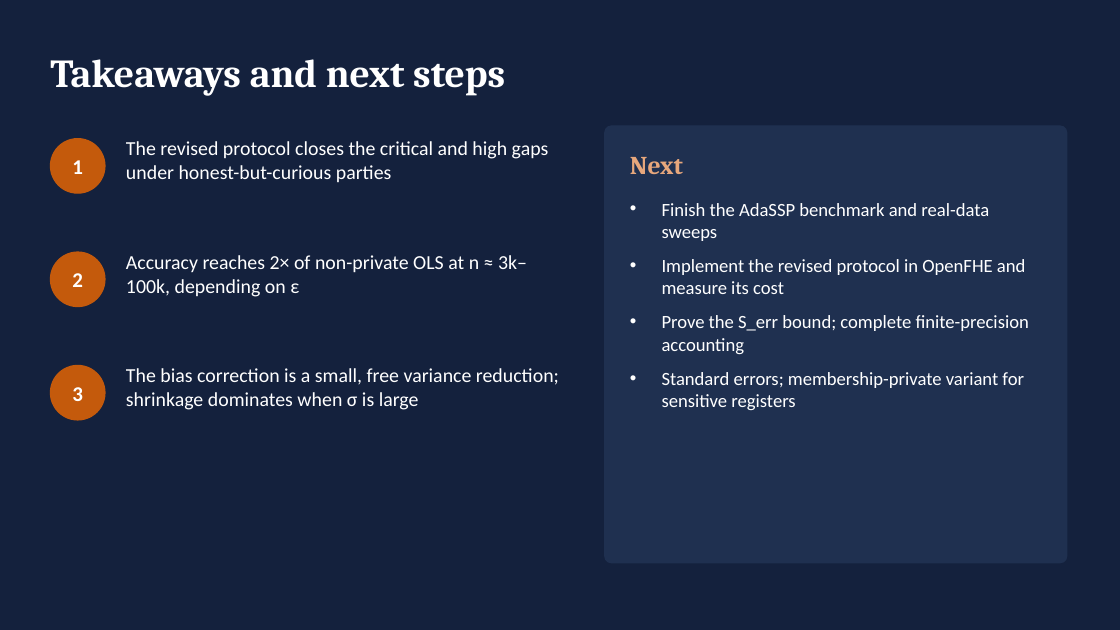
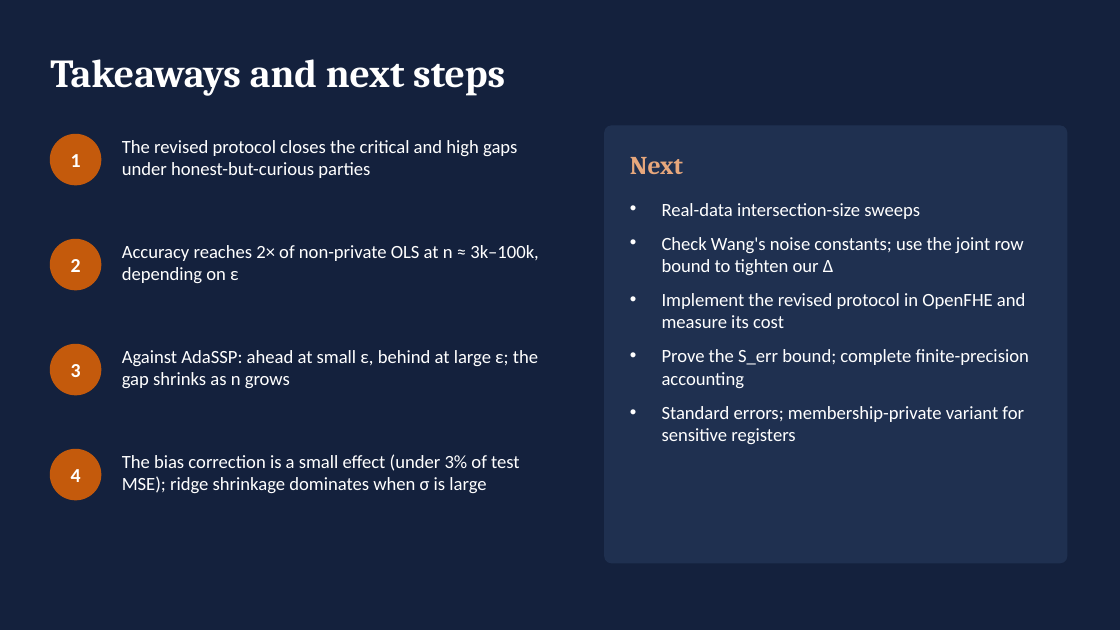
Before and after one commit to shukabh/VerticalFederatedRegression, a slide deck: slide 30 of slides/vfl_scenarioB_deck.pptx. Drawn at 1120x630 pixels with LibreOffice and Linux fonts; fonts in the diff are those of the drawing. Boxes give left, top, right and bottom in pixels: in the first picture for what was removed or moved away, otherwise in the second. Text is boxed around its words. In the diff, an @@ line names an element or a change of style, - is before the commit and + after.

```diff
--- a/slides/vfl_scenarioB_deck.pptx
+++ b/slides/vfl_scenarioB_deck.pptx
@@ ellipse: place and size @@
-ellipse at (50, 139, 105, 193)
+ellipse at (50, 134, 101, 185)
@@ text "The revised protocol closes the ..." at (122, 140, 517, 178): size 17 to 16 pt @@
@@ text at (662, 203, 1024, 275): text changed @@
-• Finish the AdaSSP benchmark and real-data sweeps
+• Real-data intersection-size sweeps
+• Check Wang's noise constants; use the joint row bound to tighten our Δ
@@ text "2": place and size @@
-text "2" at (72, 273, 83, 287)
+text "2" at (71, 259, 81, 272)
@@ ellipse: place and size @@
-ellipse at (50, 252, 105, 307)
+ellipse at (50, 239, 101, 290)
@@ text "Accuracy reaches 2× of non-private ..." at (122, 245, 539, 283): size 17 to 16 pt @@
@@ text "Accuracy reaches 2× of non-private ...": place and size @@
-text "Accuracy reaches 2× of non-private ..." at (126, 255, 527, 297)
+text "Accuracy reaches 2× of non-private ..." at (122, 245, 539, 283)
@@ size 18 to 17 pt in 3 elements at (71, 154, 81, 167), (71, 259, 81, 272), (71, 364, 81, 377) @@
@@ text "3": place and size @@
-text "3" at (72, 387, 83, 401)
+text "3" at (71, 364, 81, 377)
@@ ellipse: place and size @@
-ellipse at (50, 365, 105, 420)
+ellipse at (50, 344, 101, 395)
@@ text added at (122, 350, 538, 388), 16 pt, text #FFFFFF @@
+Against AdaSSP: ahead at small ε, behind at large ε; the gap shrinks as n grows
@@ ellipse added at (50, 450, 101, 500), fill #C45A0C, outline #C45A0C 1 pt @@
@@ text added at (71, 469, 81, 482), 17 pt, text #FFFFFF, bold @@
+4
@@ text at (122, 454, 520, 493): text changed; size 17 to 16 pt @@
-The bias correction is a small, free variance reduction; shrinkage dominates when σ is large
+The bias correction is a small effect (under 3% of test MSE); ridge shrinkage dominates when σ is large
```
Also in this commit, not shown: 3 other slides changed, 1 slide added, 1 slide removed, 12 other files.
